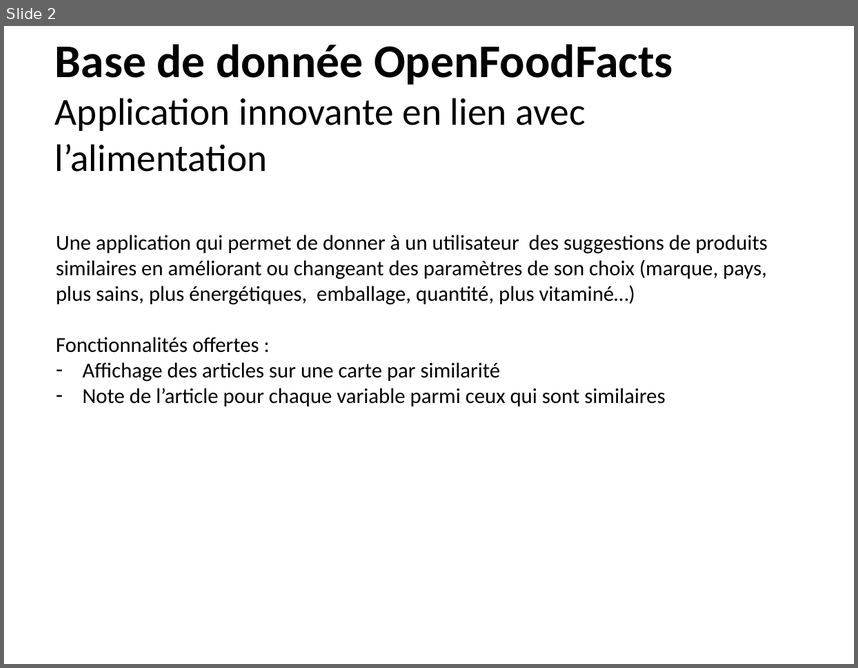
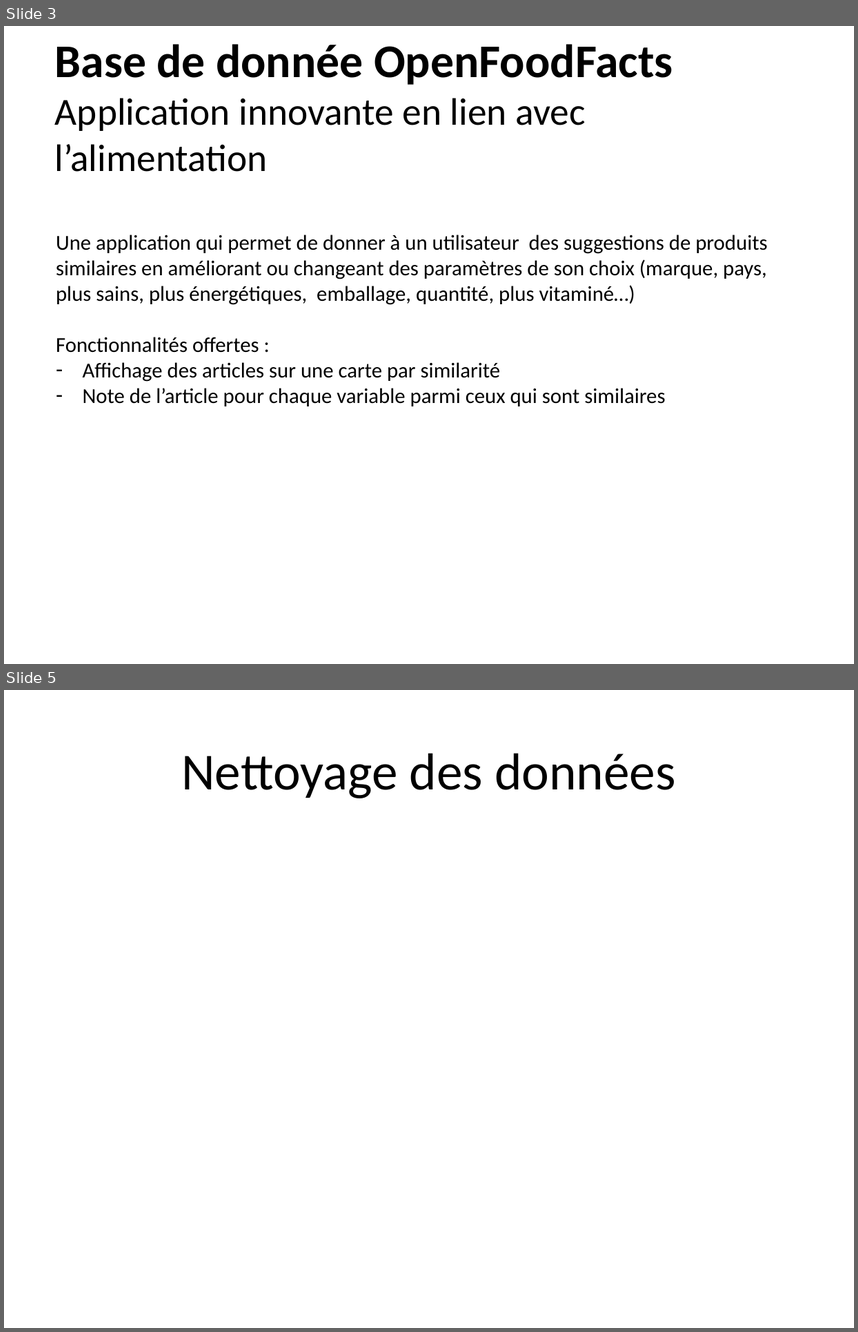
Before and after one commit to SmellyArmure/OC_DS_Project3, a slide deck: SOUTENANCE/Projet3.pptx. Shown one above the other, each under a label of ours: slide 2 before the commit, slides 3 and 5 after it; the slides between them are not shown. The pictures are 858x668 and 858x1332 pixels, drawn with LibreOffice and Linux fonts; fonts in the diff are those of the drawing. Boxes give left, top, right and bottom in pixels: in the first picture for what was removed or moved away, otherwise in the second. Text is boxed around its words. In the diff, an @@ line names an element or a change of style, - is before the commit and + after.

```diff
--- a/SOUTENANCE/Projet3.pptx
+++ b/SOUTENANCE/Projet3.pptx
@@ slide 5 added at box(4, 690, 854, 1328), background #FFFFFF @@
@@ title added at box(181, 753, 675, 798), 44 pt, text #000000 @@
+Nettoyage des données
@@ what was slide 2 is now slide 3 @@
```
Also in this commit, not shown: 1 slide changed, 18 other slides added, 10 other files.
